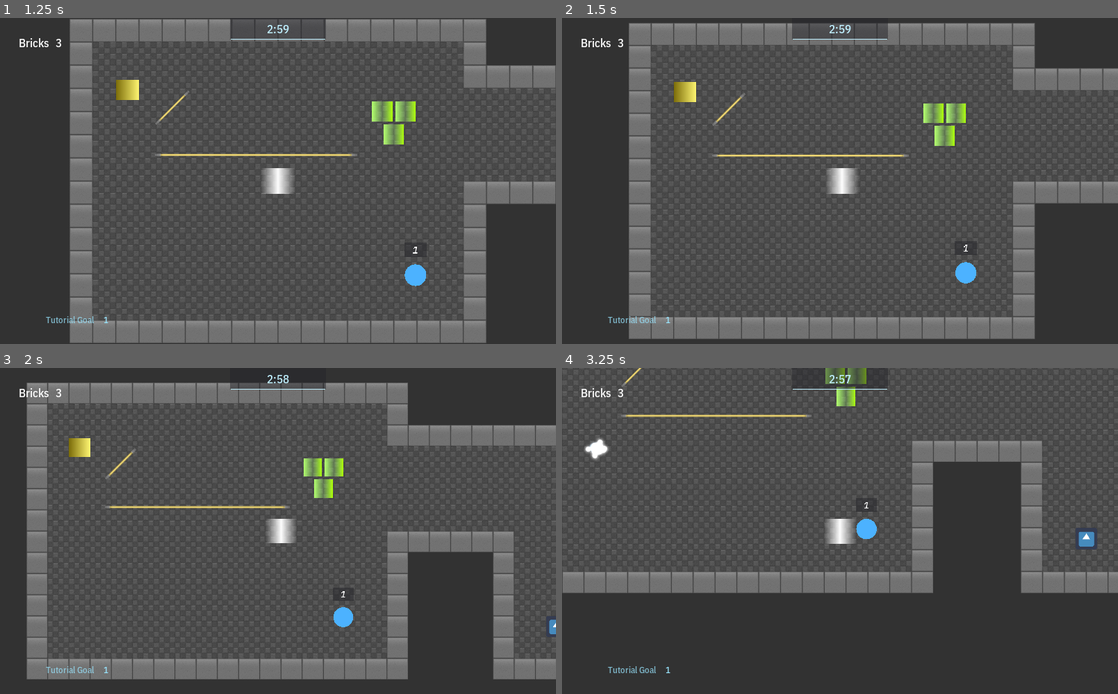
Above: before the commit, frames 1-4 (two rows, left to right).
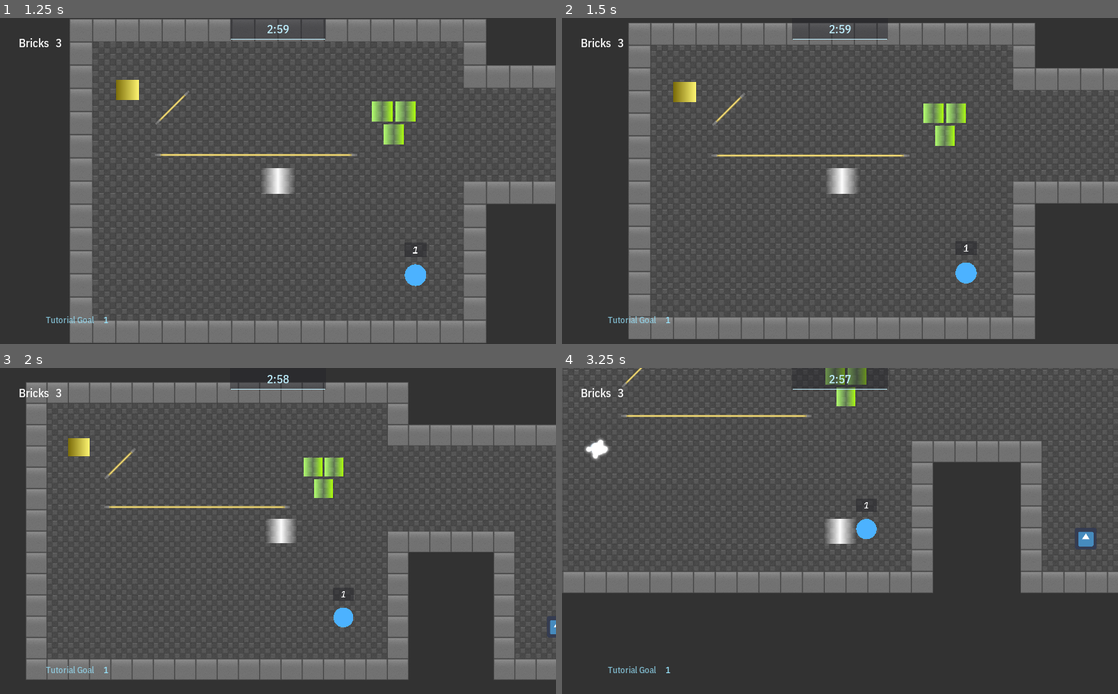
Above: after the commit, the same moments.

Repository: Calinou/escape-space
Game: Godot game, scene res://menu/menu.tscn
Same seed, same stepped clock (60 frames per second), same inputs: the game is played once before the commit and once after it. The engine's default icon, where the game draws it, is replaced by a stand-in: a white triangle on a blue panel in a dark square. Sound files missing from this copy of the repository are replaced by a short silence.
Inputs (mouse positions are in pixels of both pictures, inside the frame that each line leads up to):
- Up to frame 1 (1.25 s): click "Play" at 0.5 s
- Up to frame 2 (1.5 s): tap Enter at 1.25 s; move the mouse to (962, 164) at 1.27 s; hold Right (move_right) from 1.28 s (still down)
- Up to frame 3 (2 s): keep holding Right (move_right)
- Up to frame 4 (3.25 s): move the mouse to (728, 547) at 2.02 s; release Right (move_right) at 2.03 s; hold Down (move_down) 2.03-2.78 s; move the mouse to (895, 459) at 2.77 s; hold Right (move_right) from 2.78 s (still down)

Frame 1 is identical in both runs. In frame 2, 0.2% of the frame differs, in the area x 15-100%, y 1-99%; in frame 3, 1.5%, in the area x 4-100%, y 4-96%; in frame 4, 0.6%.

Commit message:
Make camera dynamic zoom slightly less reactive to speed changes

Diff:
--- a/game/paddle/paddle.gd
+++ b/game/paddle/paddle.gd
@@ -43,7 +43,7 @@
 			camera,
 			"zoom",
 			camera.zoom,
-			CAMERA_ZOOM_BASE * Vector2.ONE + CAMERA_ZOOM_FACTOR * linear_velocity.length() * Vector2.ONE, 0.12,
+			CAMERA_ZOOM_BASE * Vector2.ONE + CAMERA_ZOOM_FACTOR * linear_velocity.length() * Vector2.ONE, 0.125,
 			Tween.TRANS_SINE,
 			Tween.EASE_IN_OUT
 	)
